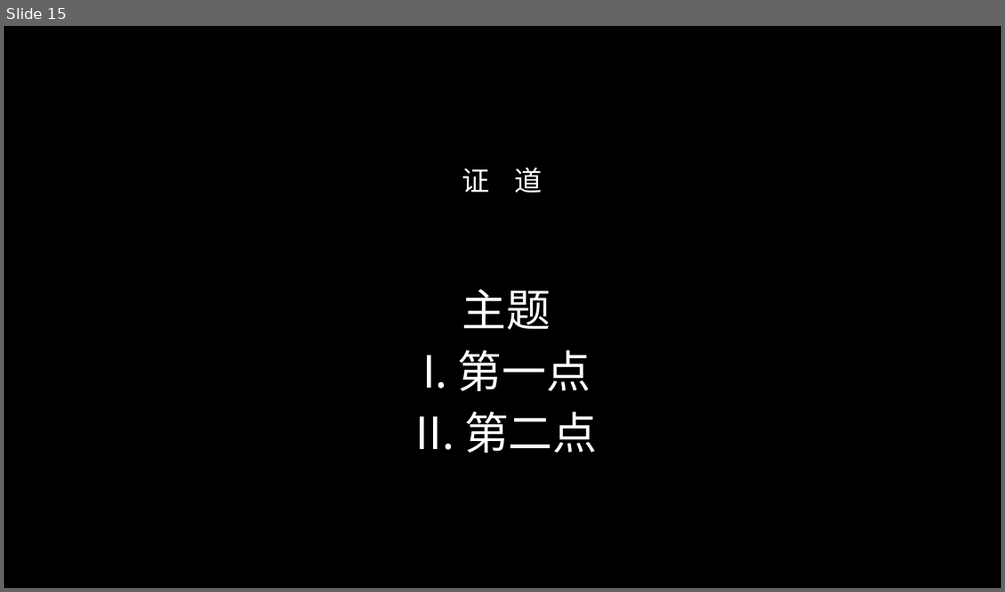
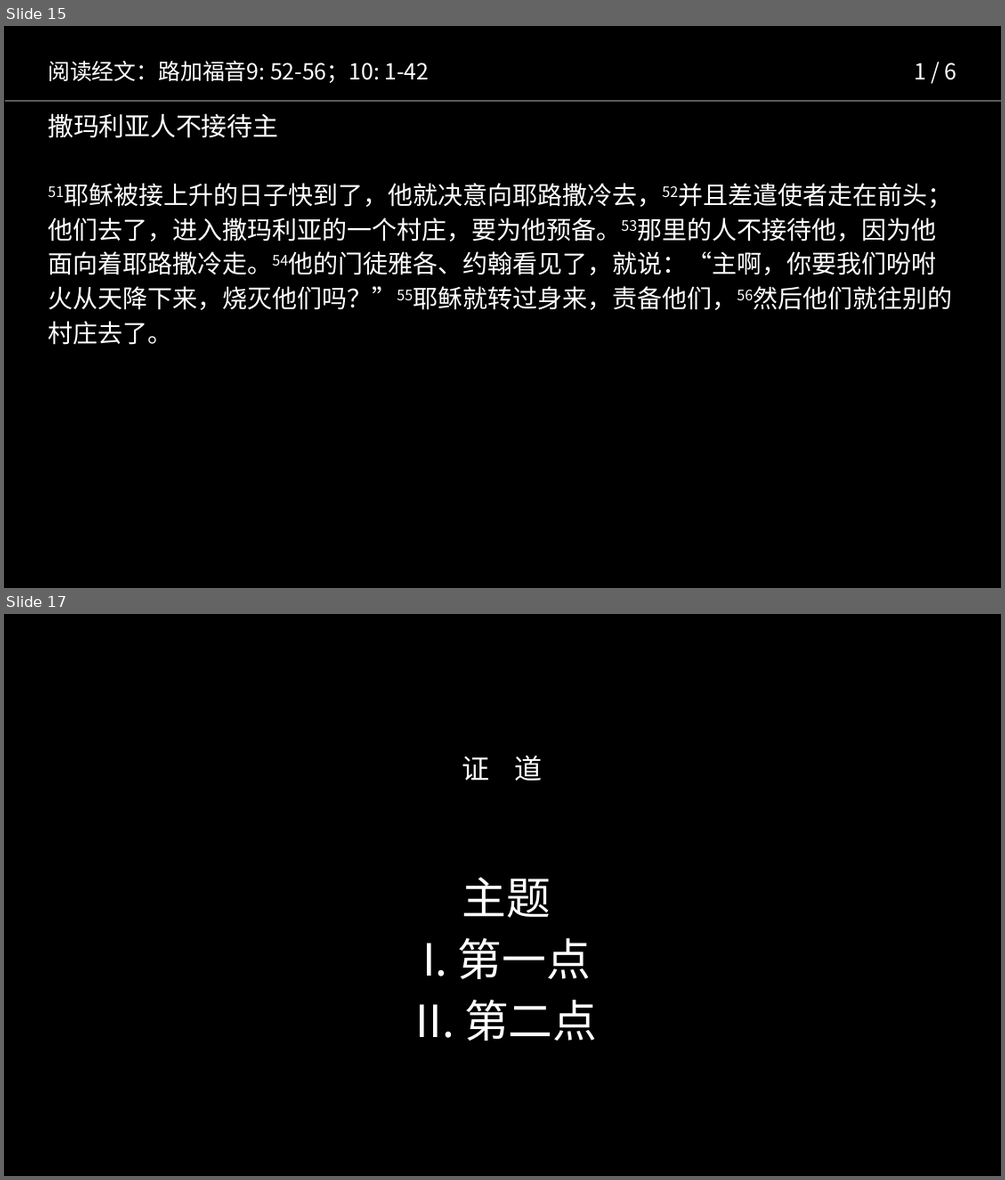
Before and after one commit to lengerrong/sundayapp, a slide deck: templates/worship.pptx. Shown one above the other, each under a label of ours: slide 15 before the commit, slides 15 and 17 after it; the slides between them are not shown. The pictures are 1005x592 and 1005x1180 pixels, drawn with LibreOffice and Linux fonts; fonts in the diff are those of the drawing. Boxes give left, top, right and bottom in pixels: in the first picture for what was removed or moved away, otherwise in the second. Text is boxed around its words. In the diff, an @@ line names an element or a change of style, - is before the commit and + after.

```diff
--- a/templates/worship.pptx
+++ b/templates/worship.pptx
@@ slide 15 added at bbox=[4, 26, 1001, 588], background #000000 @@
@@ title added at bbox=[48, 61, 429, 83], 16 pt, text #FFFFFF @@
+阅读经文：路加福音9: 52-56；10: 1-42
@@ title added at bbox=[914, 62, 957, 80], 16 pt, text #FFFFFF @@
+1 / 6
@@ line added from (5, 101) to (1001, 101), #595959 0.75 pt @@
@@ text added at bbox=[48, 113, 936, 345], 18 pt, text #FFFFFF @@
+撒玛利亚人不接待主
+51耶稣被接上升的日子快到了，他就决意向耶路撒冷去，52并且差遣使者走在前头；他们去了，进入撒玛利亚的一个村庄，要为他预备。53那里的人不接待他，因为他面向着耶路撒冷走。54他的门徒雅各、约翰看见了，就说：“主啊，你要我们吩咐火从天降下来，烧灭他们吗？”55耶稣就转过身来，责备他们，56然后他们就往别的村庄去了。
@@ what was slide 15 is now slide 17 @@
```
Also in this commit, not shown: 1 other slide added, 2 other files.
